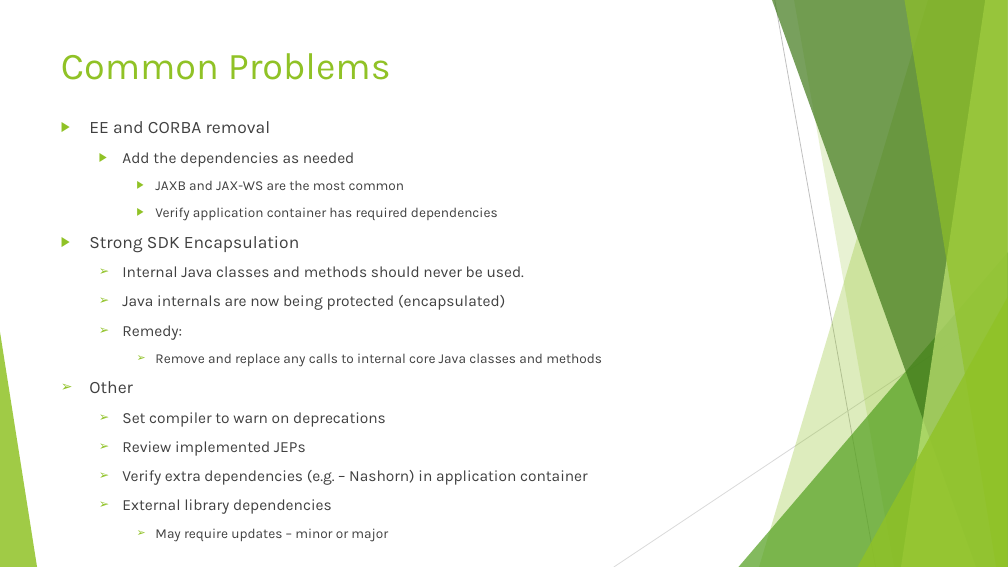
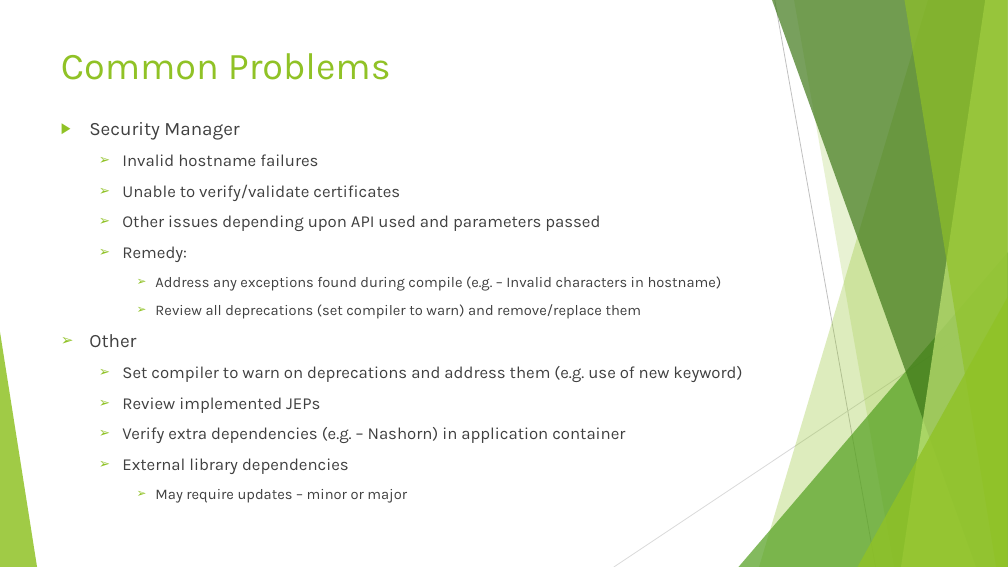
Before and after one commit to Rohan427/Qpid4Graal, a slide deck: slide 21 of doc/reference/Java_17 _Upgrade.pptx. Drawn at 1008x567 pixels with LibreOffice and Linux fonts; fonts in the diff are those of the drawing. Boxes give left, top, right and bottom in pixels: in the first picture for what was removed or moved away, otherwise in the second. Text is boxed around its words. In the diff, an @@ line names an element or a change of style, - is before the commit and + after.

Commit message:
Final version of Java 17 Upgrade PPT

```diff
--- a/doc/reference/Java_17 _Upgrade.pptx
+++ b/doc/reference/Java_17 _Upgrade.pptx
@@ text at bbox=[89, 122, 600, 231]: text changed; size 14.8 to 16 pt @@
-▶ EE and CORBA removal
-  ▶ Add the dependencies as needed
-    ▶ JAXB and JAX-WS are the most common
-    ▶ Verify application container has required dependencies
-▶ Strong SDK Encapsulation
-  ➢ Internal Java classes and methods should never be used.
-  ➢ Java internals are now being protected (encapsulated)
+▶ Security Manager
+  ➢ Invalid hostname failures
+  ➢ Unable to verify/validate certificates
+  ➢ Other issues depending upon API used and parameters passed
@@ text at bbox=[89, 246, 625, 503]: size 14.8 to 16 pt in "Remedy:", "Review implemented JEPs", "Verify extra dependencies (e.g. – Nashorn) in ...", "External library dependencies"; size 16.6 to 18 pt in "Other"; size 12.9 to 14 pt in "May require updates – minor or major" @@
@@ text at bbox=[155, 276, 722, 319]: text changed; size 12.9 to 14 pt @@
-    ➢ Remove and replace any calls to internal core Java classes and methods
+    ➢ Address any exceptions found during compile (e.g. – Invalid characters in hostname)
+    ➢ Review all deprecations (set compiler to warn) and remove/replace them
@@ text at bbox=[122, 366, 742, 382]: text changed; size 14.8 to 16 pt @@
-  ➢ Set compiler to warn on deprecations
+  ➢ Set compiler to warn on deprecations and address them (e.g. use of new keyword)
```
Also in this commit, not shown: 7 other slides changed.
